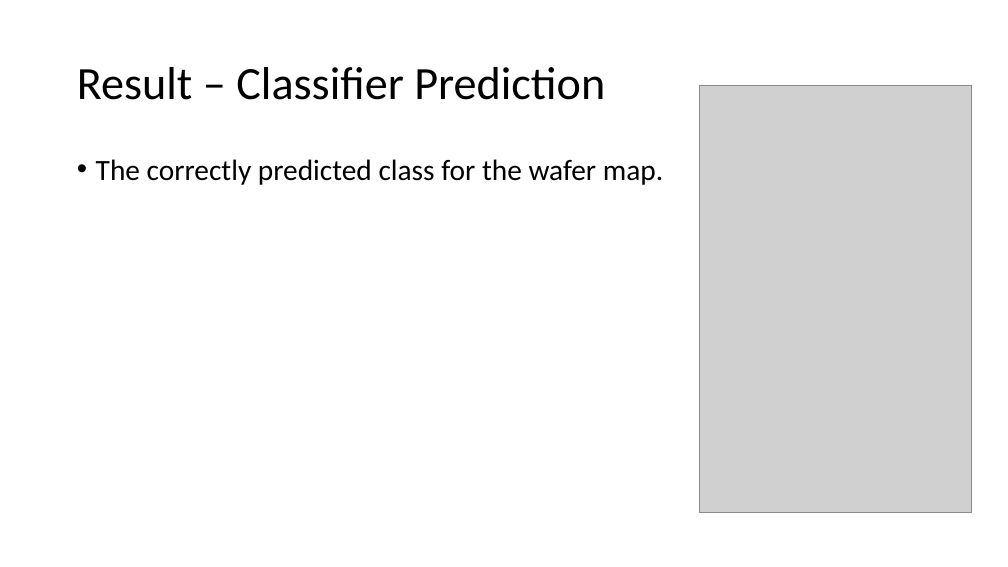
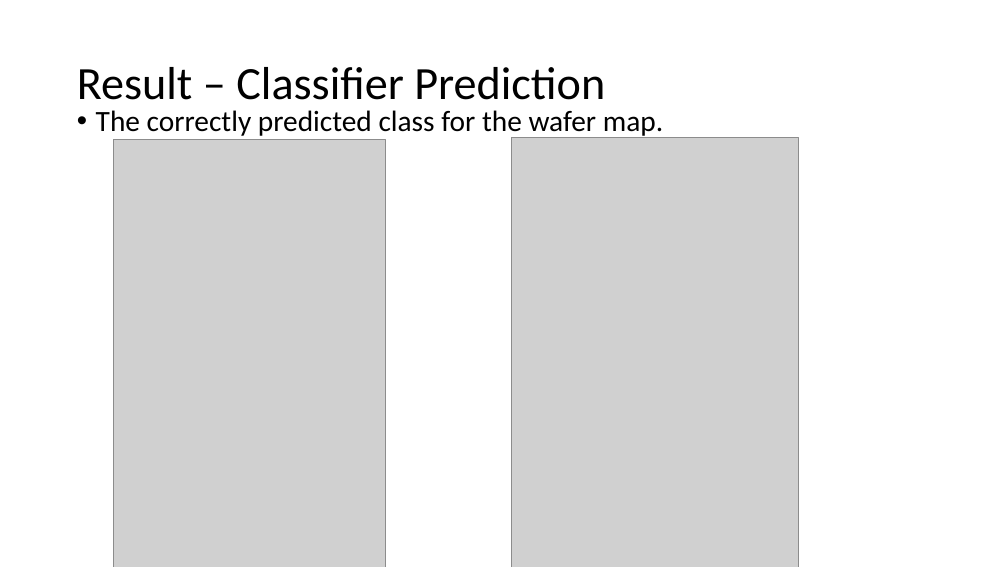
Before and after one commit to optimusium/psupr3, a slide deck: slide 20 of Autoencoder Classifier for Wafer resistance test map.pptx (slide 14 before the commit). Drawn at 1008x567 pixels with LibreOffice and Linux fonts; fonts in the diff are those of the drawing; grey boxes stand for pictures. Boxes give left, top, right and bottom in pixels: in the first picture for what was removed or moved away, otherwise in the second. Text is boxed around its words. In the diff, an @@ line names an element or a change of style, - is before the commit and + after.

```diff
--- a/Autoencoder Classifier for Wafer resistance test map.pptx
+++ b/Autoencoder Classifier for Wafer resistance test map.pptx
@@ text "The correctly predicted class for ...": place and size @@
-text "The correctly predicted class for ..." at [96,159,663,185]
+text "The correctly predicted class for ..." at [96,110,663,138]
@@ picture: place and size @@
-picture at [699,85,971,513]
+picture at [114,139,386,567]
@@ picture added at [511,138,799,567] @@
```
Also in this commit, not shown: 6 other slides changed, 9 slides added.
